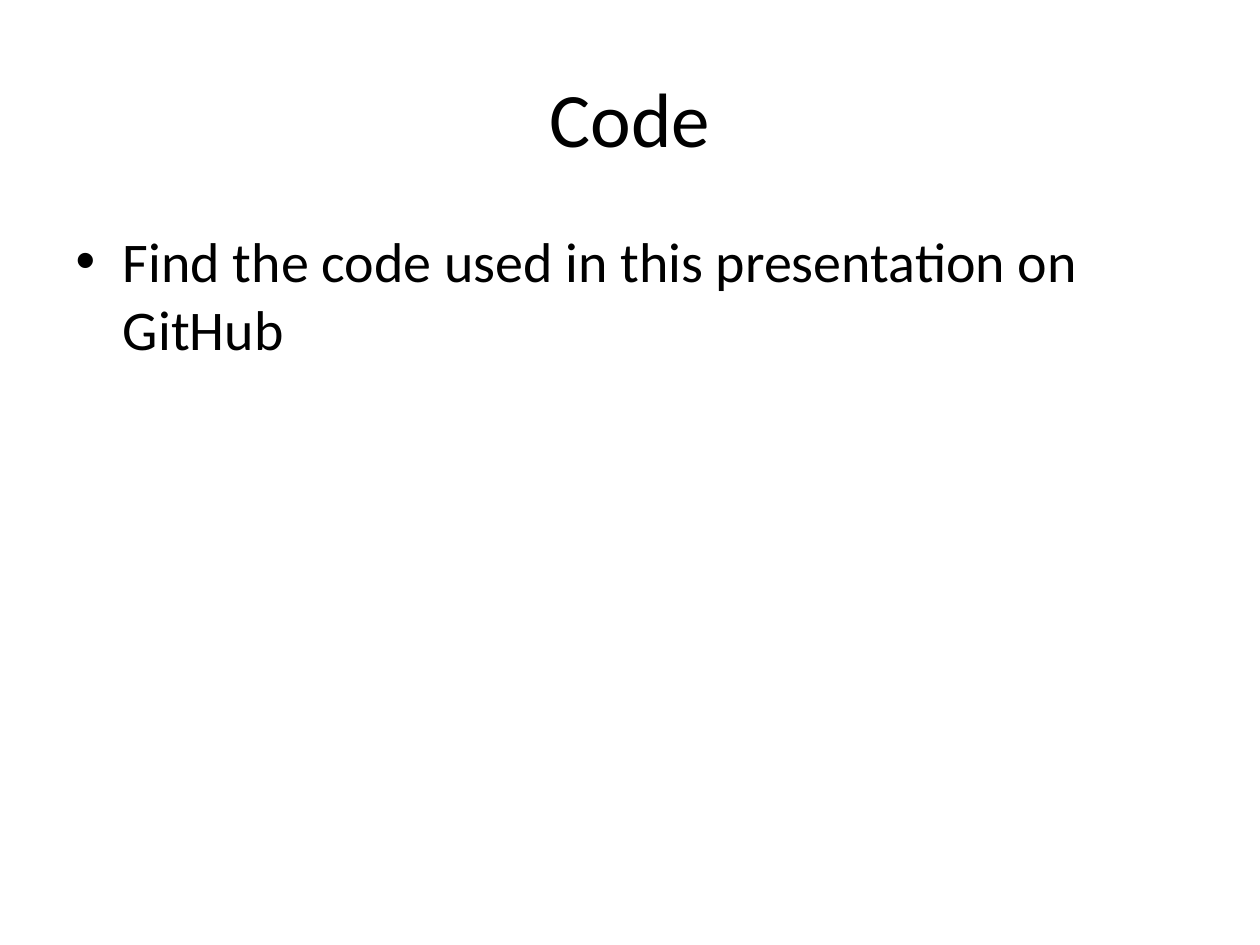
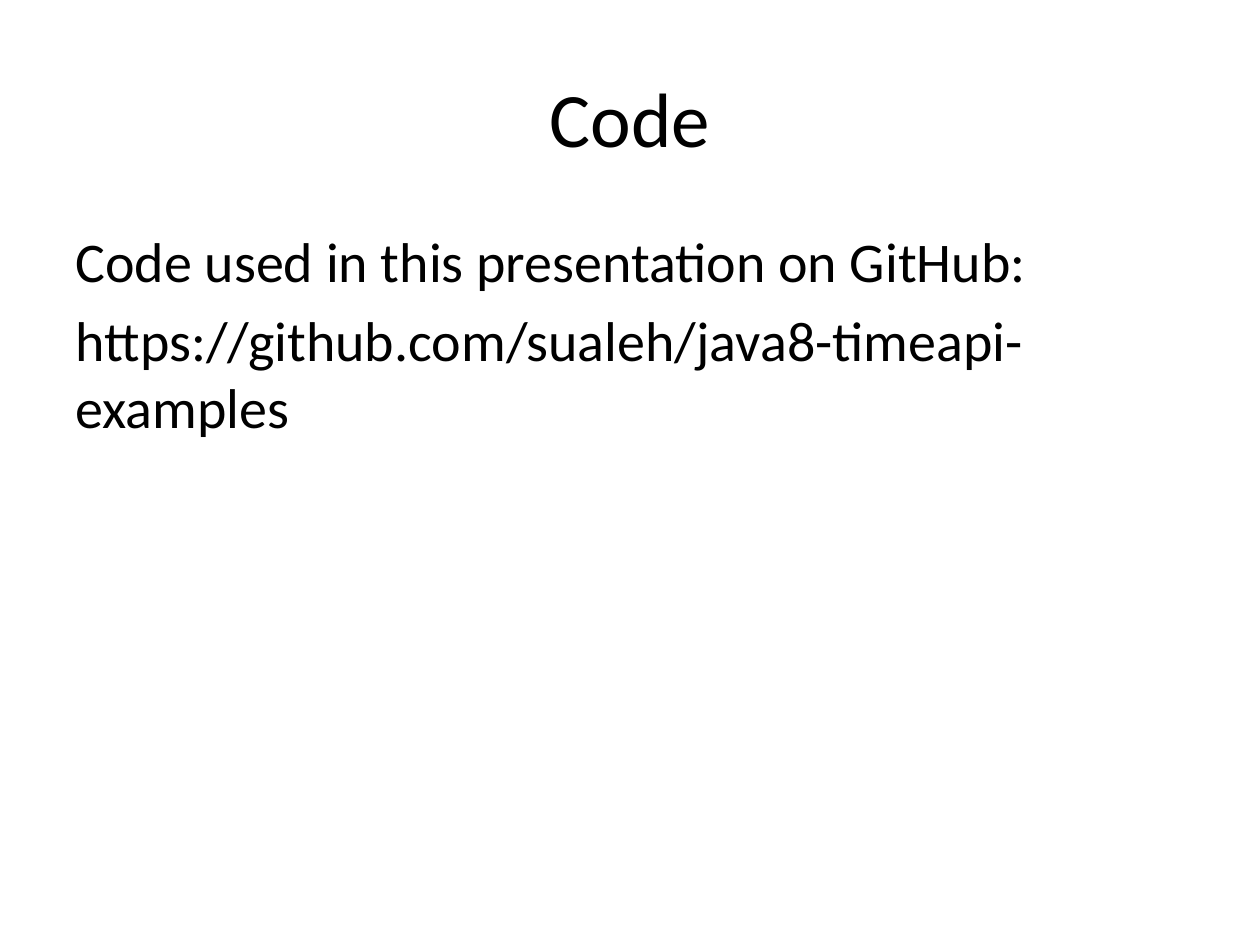
Before and after one commit to sualeh/make-a-date, a slide deck: slide 43 of Java 8 Date and Time API.pptx (slide 37 before the commit). Drawn at 1260x945 pixels with LibreOffice and Linux fonts; fonts in the diff are those of the drawing. Boxes give left, top, right and bottom in pixels: in the first picture for what was removed or moved away, otherwise in the second. Text is boxed around its words. In the diff, an @@ line names an element or a change of style, - is before the commit and + after.

```diff
--- a/Java 8 Date and Time API.pptx
+++ b/Java 8 Date and Time API.pptx
@@ text at box(76, 243, 1026, 437): text changed @@
-• Find the code used in this presentation on GitHub
+Code used in this presentation on GitHub:
+https://github.com/sualeh/java8-timeapi-examples
```
Also in this commit, not shown: 12 other slides changed, 9 slides added, 3 slides removed, 1 other file.
